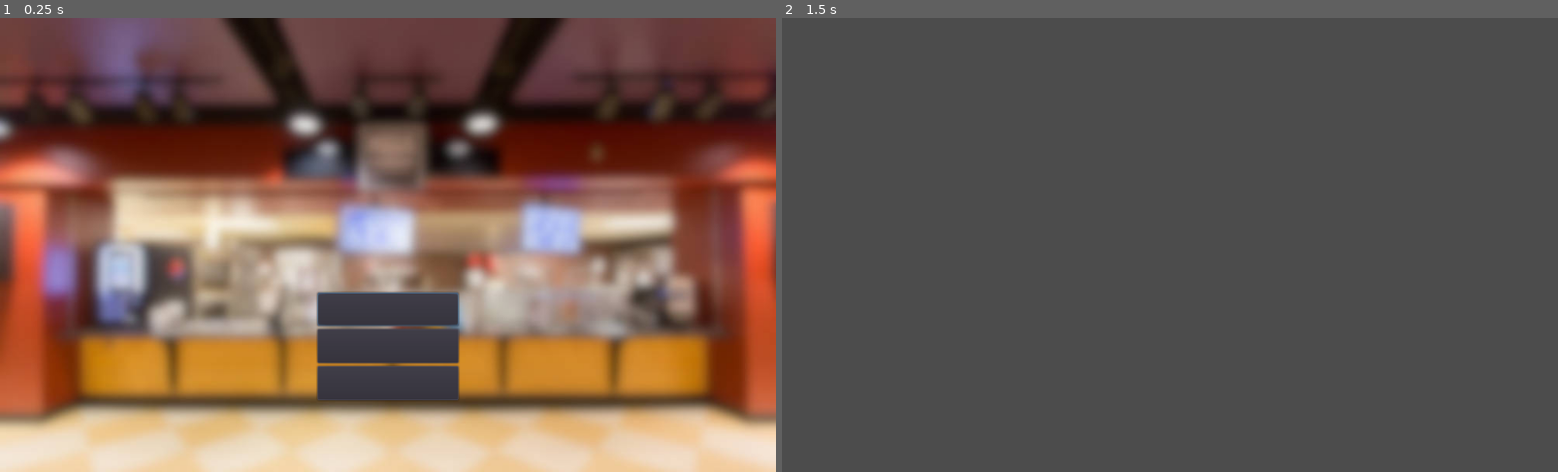
Above: before the commit, frames 1-2 (left to right).
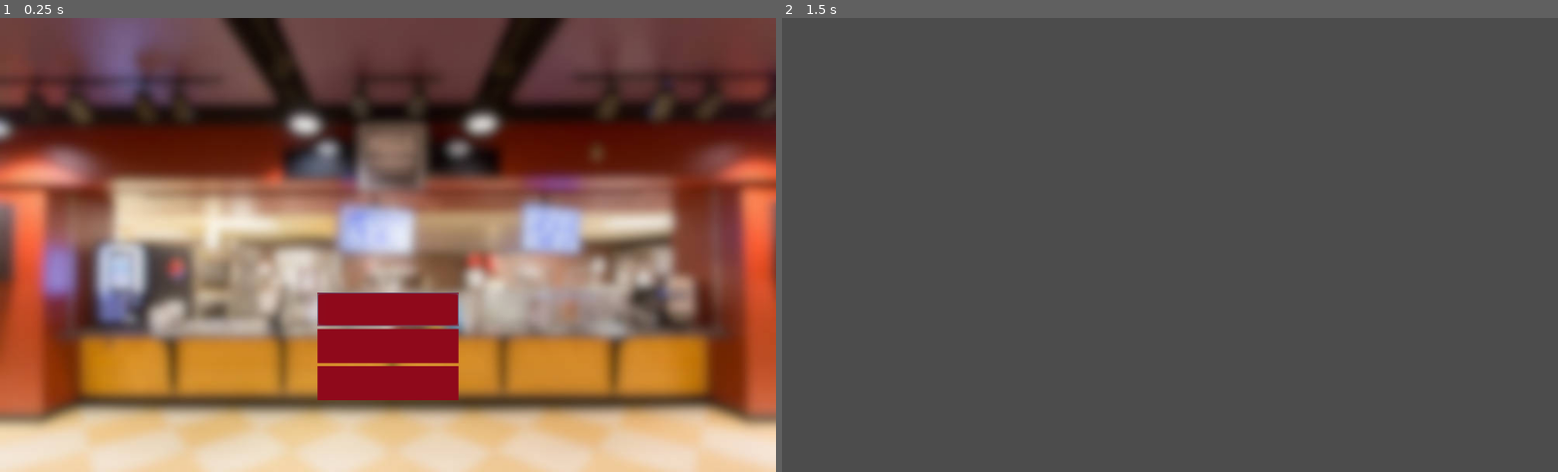
Above: after the commit, the same moments.

Repository: Apexal/wrathskeller
Game: Godot game, scene res://Menu.tscn
The game is run twice, just before and just after one commit, with the same random seed, the same clock (stepped at 60 frames per second) and the same inputs.
Inputs:
- Up to frame 1 (0.25 s): no input
- Up to frame 2 (1.5 s): click "Start" at 0.5 s; tap Enter at 1.25 s

The runs differ from the first frame. In frame 1, 4.4% of the frame differs, in the area x 40-60%, y 60-85%; in frame 2, nothing differs.

Commit message:
Set button theme

Diff:
--- a/Menu.tscn
+++ b/Menu.tscn
@@ -6,8 +6,21 @@
 [ext_resource path="res://assets/fonts/title_font.tres" type="DynamicFont" id=4]
 [ext_resource path="res://assets/audio/alma_mater.mp3" type="AudioStream" id=5]
 
+[sub_resource type="StyleBoxFlat" id=3]
+bg_color = Color( 0.839216, 0, 0.109804, 1 )
+
+[sub_resource type="StyleBoxFlat" id=2]
+bg_color = Color( 0.564706, 0.0392157, 0.109804, 1 )
+
+[sub_resource type="StyleBoxFlat" id=4]
+bg_color = Color( 0.552941, 0, 0.0705882, 1 )
+
 [sub_resource type="Theme" id=1]
 default_font = ExtResource( 3 )
+Button/colors/font_color = Color( 1, 1, 1, 1 )
+Button/styles/hover = SubResource( 3 )
+Button/styles/normal = SubResource( 2 )
+Button/styles/pressed = SubResource( 4 )
 
 [node name="Menu" type="Control"]
 anchor_right = 1.0
Not shown: 1 places in Menu.tscn that only renumber resources
